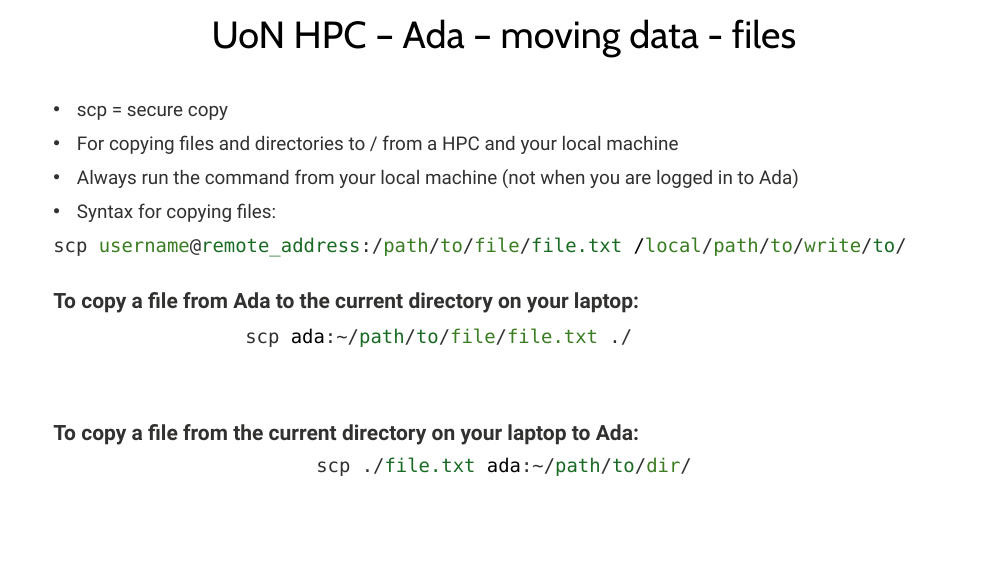
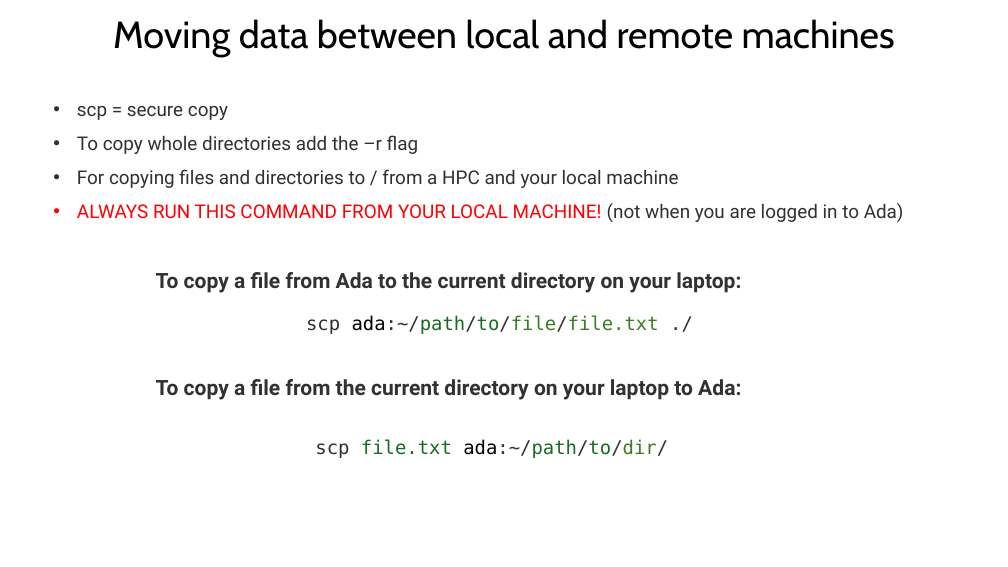
Before and after one commit to BioinformaticsMSc/LIFE4138_2627, a slide deck: slide 31 of UNIX_session_3/Ada_in_depth.pptx (slide 37 before the commit). Drawn at 1008x567 pixels with LibreOffice and Linux fonts; fonts in the diff are those of the drawing. Boxes give left, top, right and bottom in pixels: in the first picture for what was removed or moved away, otherwise in the second. Text is boxed around its words. In the diff, an @@ line names an element or a change of style, - is before the commit and + after.

```diff
--- a/UNIX_session_3/Ada_in_depth.pptx
+++ b/UNIX_session_3/Ada_in_depth.pptx
@@ title at box(113, 19, 895, 57): text changed @@
-UoN HPC – Ada – moving data - files
+Moving data between local and remote machines
@@ text at box(77, 135, 419, 154): paragraph added @@
+• To copy whole directories add the –r flag
@@ text at box(77, 203, 904, 222): text changed; text colour #323130 to #FF0000 @@
-• Always run the command from your local machine (not when you are logged in to Ada)
-• Syntax for copying files:
-scp username@remote_address:/path/to/file/file.txt /local/path/to/write/to/
+• ALWAYS RUN THIS COMMAND FROM YOUR LOCAL MACHINE! (not when you are logged in to Ada)
@@ text "To copy a file from ...": place and size @@
-text "To copy a file from ..." at box(53, 292, 639, 313)
+text "To copy a file from ..." at box(156, 272, 741, 293)
@@ text "scp ada:~/path/to/file/file.txt ./": place and size @@
-text "scp ada:~/path/to/file/file.txt ./" at box(245, 328, 598, 347)
+text "scp ada:~/path/to/file/file.txt ./" at box(306, 315, 659, 334)
@@ text "To copy a file from ...": place and size @@
-text "To copy a file from ..." at box(53, 424, 639, 445)
+text "To copy a file from ..." at box(156, 379, 741, 400)
@@ text at box(315, 439, 668, 458): text changed @@
-scp ./file.txt ada:~/path/to/dir/
+scp file.txt ada:~/path/to/dir/
```
Also in this commit, not shown: 21 other slides changed, 3 slides added, 9 slides removed.
